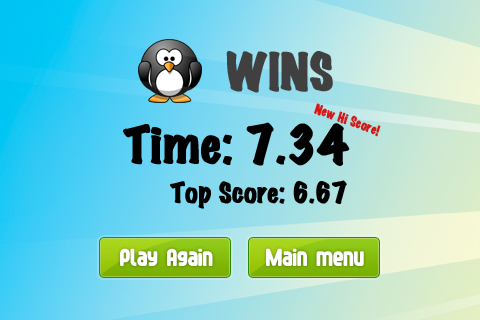
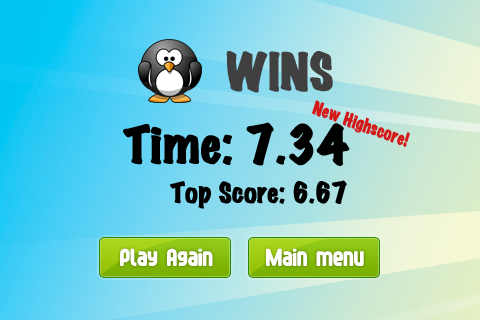
Comparing the layer stacks of the two (480, 320) images. Changes:
renamed "New Hi Score!" to "New Highscore!", painted on it over [312, 100, 410, 147]
